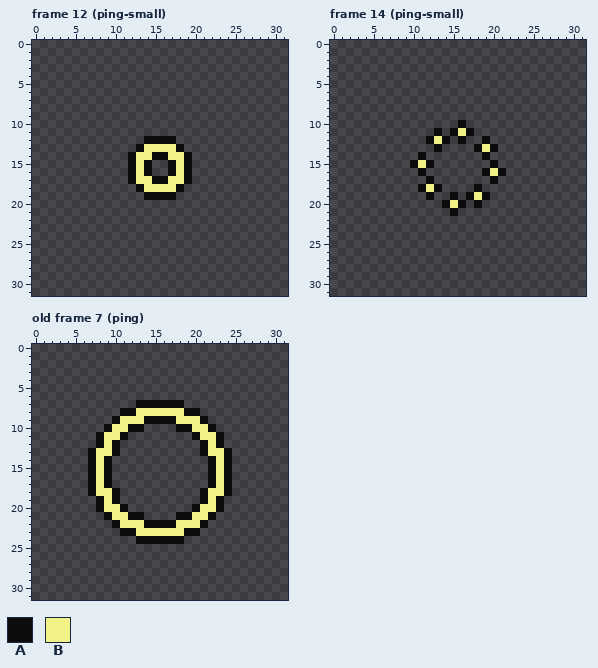
File history of a pixel-art file, MonoGameTest.Client/Content/hits.aseprite. This is how it looked before the edit.
32x32 pixels, 14 frames. Shown: frame 12 (ping-small), frame 14 (ping-small), old frame 7 (ping). The commit also changed other frames, which this record leaves out.
Palette (. is transparent): A #0d0b0c  B #f1f188
After the commit:
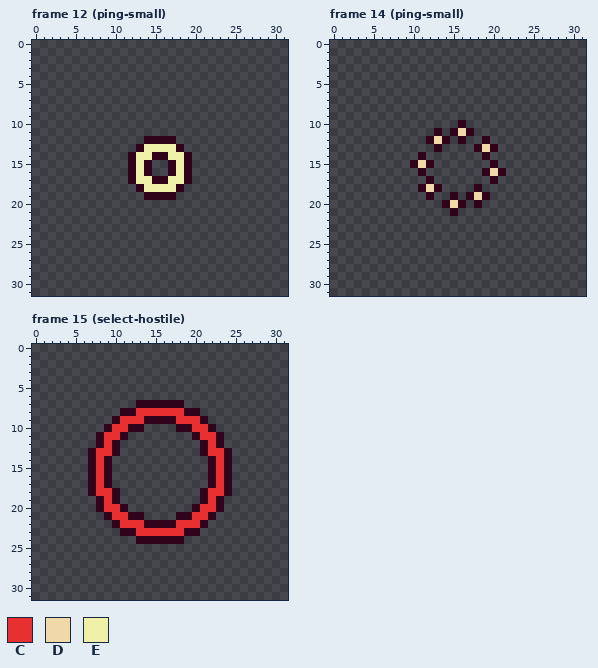
Colours new in this view: C #e83030  D #f0d8a8  E #f0efa8
A new or re-ordered frame is compared with the old frame closest to it.
The edit:
frames 14 -> 20
colour A: #0d0b0c -> #30031a
Frame 12 (ping-small):
y 13: x 14..17 BBBB -> EEEE
y 14: x 13..14 BB -> EE; x 17..18 BB -> EE
y 15..16: x 13 B -> E; x 18 B -> E
y 17: x 13..14 BB -> EE; x 17..18 BB -> EE
y 18: x 14..17 BBBB -> EEEE
Frame 14 (ping-small):
y 11: x 16 B -> D
y 12: x 13 B -> D
y 13: x 19 B -> D
y 15: x 11 B -> D
y 16: x 20 B -> D
y 18: x 12 B -> D
y 19: x 18 B -> D
y 20: x 15 B -> D
Frame 15 (select-hostile) is new; against old frame 7 (ping):
y 8: x 13..18 BBBBBB -> CCCCCC
y 9: x 11..13 BBB -> CCC; x 18..20 BBB -> CCC
y 10: x 10..11 BB -> CC; x 20..21 BB -> CC
y 11: x 9..10 BB -> CC; x 21..22 BB -> CC
y 12: x 9 B -> C; x 22 B -> C
y 13: x 8..9 BB -> CC; x 22..23 BB -> CC
y 14..17: x 8 B -> C; x 23 B -> C
y 18: x 8..9 BB -> CC; x 22..23 BB -> CC
y 19: x 9 B -> C; x 22 B -> C
y 20: x 9..10 BB -> CC; x 21..22 BB -> CC
y 21: x 10..11 BB -> CC; x 20..21 BB -> CC
y 22: x 11..13 BBB -> CCC; x 18..20 BBB -> CCC
y 23: x 13..18 BBBBBB -> CCCCCC
Boxes around the changes in both pictures, in picture pixels (x1, y1, x2, y2):
changed: (128, 136, 192, 200)
changed: (410, 120, 506, 216)
changed: (88, 400, 232, 544)
